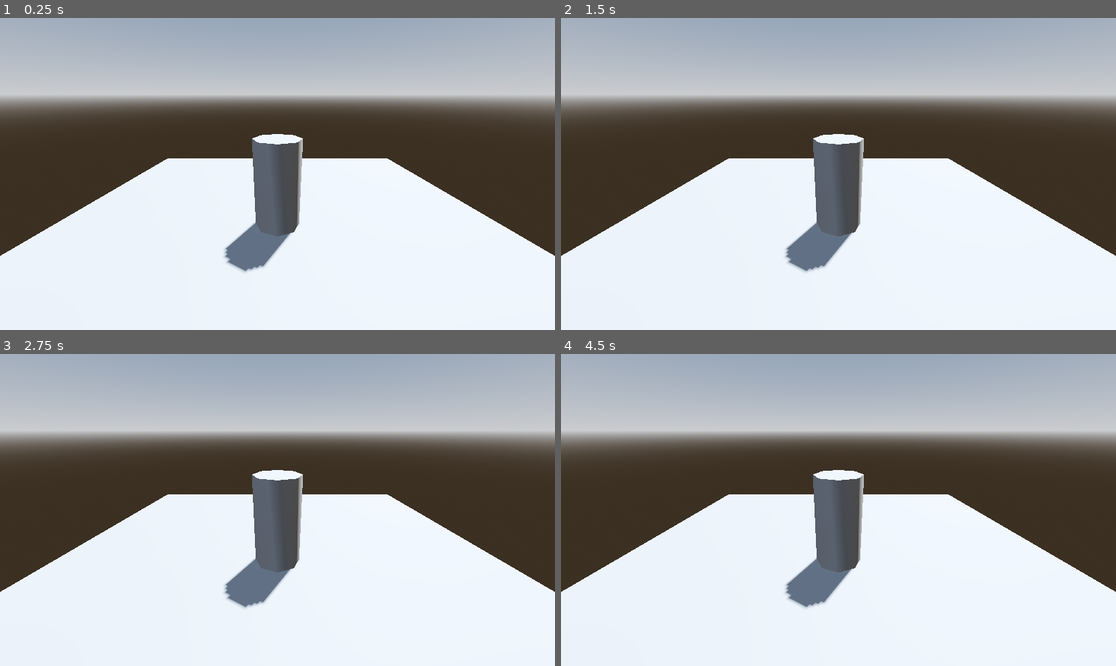
Above: before the commit, frames 1-4 (two rows, left to right).
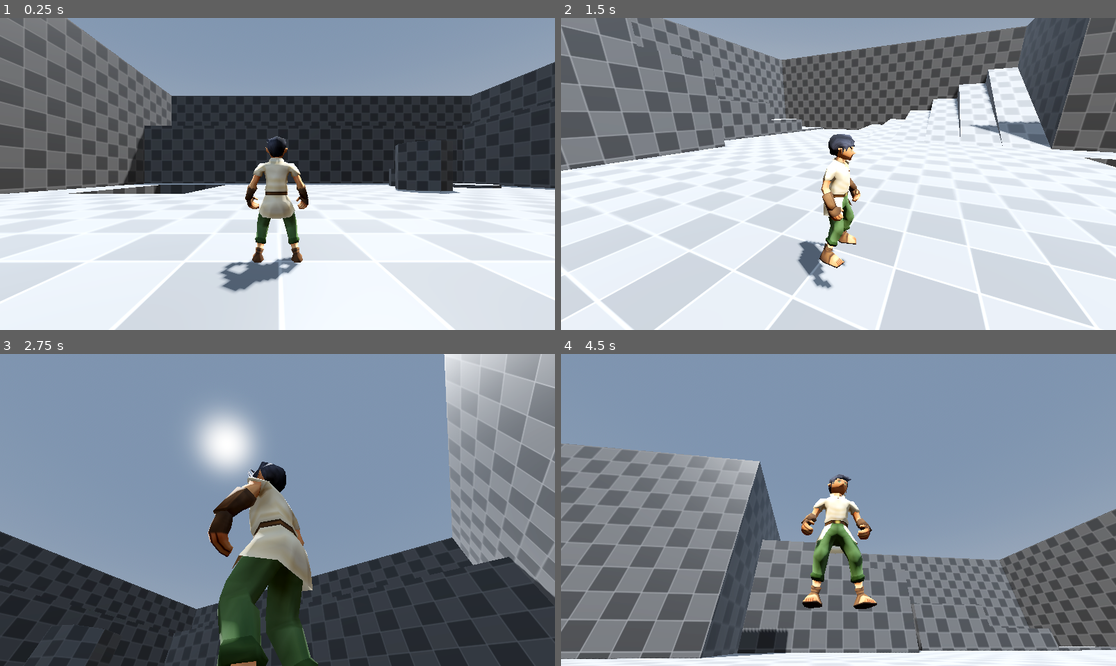
Above: after the commit, the same moments.

Repository: notQuiteTrash/ocarina-mimic
Game: Godot game, scene res://scenes/start.tscn
Two runs of this game, one before a commit and one after it. Both use one fixed random seed, a clock stepped at 60 frames per second and the inputs below.
Inputs (mouse positions are in pixels of both pictures, inside the frame that each line leads up to):
- Up to frame 1 (0.25 s): no input
- Up to frame 2 (1.5 s): tap Enter (ui_accept) at 0.5, 0.6 s; move the mouse to (960, 158) at 0.52 s; hold D (move_right) 0.53-1.28 s; click (960, 158) at 0.67 s; tap Space (move_jump, bound only after the commit) at 0.77, 0.8, 1.07, 1.35 s; move the mouse to (727, 189) at 1.27 s; hold S (move_backward) from 1.28 s (still down); click (727, 189) at 1.42 s
- Up to frame 3 (2.75 s): tap Space (move_jump, bound only after the commit) at 1.52, 1.82, 2.3 s; tap Enter (ui_accept) at 1.55, 2.1 s; move the mouse to (333, 441) at 2.02 s; release S (move_backward) at 2.03 s; hold D (move_right) from 2.03 s (still down); click (333, 441) at 2.17 s
- Up to frame 4 (4.5 s): move the mouse to (810, 572) at 2.77 s; release D (move_right) at 2.78 s; hold W (move_forward) 2.78-3.53 s; tap Enter (ui_accept) at 2.85, 4.35 s; click (810, 572) at 2.92 s; tap Space (move_jump, bound only after the commit) at 3.02, 3.32, 3.6, 3.77, 4.07 s; move the mouse to (1005, 556) at 3.52 s; hold A (move_left) from 3.53 s (still down); click (1005, 556) at 3.67 s; tap Escape at 4.15 s; move the mouse to (672, 463) at 4.27 s; click (672, 463) at 4.42 s

The runs differ from the first frame. In frame 1, 58% of the frame differs, in the area x 0-100%, y 0-100%; in frame 2, 67%; in frame 3, 97%; in frame 4, 96%.

Commit message:
added movement and camera

Diff:
--- a/project.godot
+++ b/project.godot
@@ -14,6 +14,15 @@
 run/main_scene="res://scenes/start.tscn"
 config/features=PackedStringArray("4.6", "Forward Plus")
 config/icon="res://icon.svg"
+
+[debug]
+
+gdscript/warnings/untyped_declaration=2
+
+[display]
+
+window/size/viewport_width=1920
+window/size/viewport_height=1080
 
 [input]
 
@@ -41,6 +50,32 @@
 , Object(InputEventJoypadMotion,"resource_local_to_scene":false,"resource_name":"","device":-1,"axis":1,"axis_value":1.0,"script":null)
 ]
 }
+move_jump={
+"deadzone": 0.2,
+"events": [Object(InputEventKey,"resource_local_to_scene":false,"resource_name":"","device":-1,"window_id":0,"alt_pressed":false,"shift_pressed":false,"ctrl_pressed":false,"meta_pressed":false,"pressed":false,"keycode":0,"physical_keycode":32,"key_label":0,"unicode":32,"location":0,"echo":false,"script":null)
+, Object(InputEventJoypadButton,"resource_local_to_scene":false,"resource_name":"","device":-1,"button_index":0,"pressure":0.0,"pressed":true,"script":null)
+]
+}
+view_left={
+"deadzone": 0.2,
+"events": [Object(InputEventJoypadMotion,"resource_local_to_scene":false,"resource_name":"","device":-1,"axis":2,"axis_value":-1.0,"script":null)
+]
+}
+view_right={
+"deadzone": 0.2,
+"events": [Object(InputEventJoypadMotion,"resource_local_to_scene":false,"resource_name":"","device":-1,"axis":2,"axis_value":1.0,"script":null)
+]
+}
+view_up={
+"deadzone": 0.2,
+"events": [Object(InputEventJoypadMotion,"resource_local_to_scene":false,"resource_name":"","device":-1,"axis":3,"axis_value":-1.0,"script":null)
+]
+}
+view_down={
+"deadzone": 0.2,
+"events": [Object(InputEventJoypadMotion,"resource_local_to_scene":false,"resource_name":"","device":-1,"axis":3,"axis_value":1.0,"script":null)
+]
+}
 
 [physics]
 
--- /dev/null
+++ b/scenes/player.tscn
@@ -0,0 +1,67 @@
+[gd_scene format=3 uid="uid://chdof1mh35fcy"]
+
+[ext_resource type="Script" uid="uid://c2e7lo2nq3ray" path="res://scripts/player.gd" id="1_3vyb7"]
+[ext_resource type="PackedScene" uid="uid://dvk5xg7h562ds" path="res://meshes/hero_male.glb" id="2_g2els"]
+[ext_resource type="Script" uid="uid://cm5drblw3tju0" path="res://scripts/camera_rig.gd" id="2_qhqgy"]
+
+[sub_resource type="CapsuleShape3D" id="CapsuleShape3D_qhqgy"]
+
+[sub_resource type="SphereShape3D" id="SphereShape3D_dqkch"]
+radius = 0.2
+
+[node name="Player" type="CharacterBody3D" unique_id=1059660458]
+script = ExtResource("1_3vyb7")
+
+[node name="CollisionShape3D" type="CollisionShape3D" parent="." unique_id=1219735895]
+transform = Transform3D(0.9999783, -0.006102978, -0.0025043138, 0.0061012623, 0.99998116, -0.00069189764, 0.0025084894, 0.00067660253, 0.9999966, 0, 1.0635278, 0)
+shape = SubResource("CapsuleShape3D_qhqgy")
+
+[node name="SpringArm3D" type="SpringArm3D" parent="." unique_id=781582307]
+transform = Transform3D(1, 0, 0, 0, 1, 0, 0, 0, 1, 0, 1.3883102, 0)
+shape = SubResource("SphereShape3D_dqkch")
+spring_length = 2.0
+script = ExtResource("2_qhqgy")
+
+[node name="Camera3D" type="Camera3D" parent="SpringArm3D" unique_id=41540083]
+transform = Transform3D(1, 0, 0, 0, 1, 0, 0, 0, 1, 0, 0, 3.2)
+
+[node name="Mesh" parent="." unique_id=2067544585 instance=ExtResource("2_g2els")]
+transform = Transform3D(-1, 0, -8.742278e-08, 0, 1, 0, 8.742278e-08, 0, -1, 0, 0, 0)
+
+[node name="Skeleton3D" parent="Mesh/HeroRig_export" parent_id_path=PackedInt32Array(2067544585, 97955014) index="0" unique_id=1818377787]
+bones/0/position = Vector3(0.019266011, 1.0754282, 1.1906231e-05)
+bones/0/rotation = Quaternion(1, 5.056924e-15, 1.0658141e-14, 6.16095e-08)
+bones/1/rotation = Quaternion(0.72837466, -0.0009660762, 0.0008508914, 0.68517786)
+bones/2/rotation = Quaternion(-0.8216728, -0.10056254, -0.060998417, 0.5576919)
+bones/3/rotation = Quaternion(0.3856036, -0.0038709652, 0.032296937, 0.92209107)
+bones/4/rotation = Quaternion(-0.22697215, -0.005327283, 0.081304744, 0.970487)
+bones/5/rotation = Quaternion(-0.8132401, 0.110372804, 0.08038564, 0.56568235)
+bones/6/rotation = Quaternion(0.36394107, 0.003908012, -0.030482516, 0.9309149)
+bones/7/rotation = Quaternion(-0.21304429, 0.008990414, -0.10577754, 0.9712582)
+bones/8/rotation = Quaternion(0.99109066, 2.9547557e-05, 1.6345577e-06, -0.13318886)
+bones/9/rotation = Quaternion(-0.06446282, 2.8165636e-07, -6.4309567e-09, 0.9979201)
+bones/10/rotation = Quaternion(-0.77400494, -0.014620449, -0.015901528, 0.63281095)
+bones/11/rotation = Quaternion(0.9804481, 0.18479852, 0.02350587, -0.06339261)
+bones/12/rotation = Quaternion(-0.30146566, 0.00677568, -0.024130713, 0.95314753)
+bones/13/rotation = Quaternion(-0.046641458, -0.110890165, 0.21614374, 0.9689221)
+bones/14/rotation = Quaternion(-0.43457532, 0.89500916, -0.07173615, 0.070404)
+bones/15/rotation = Quaternion(-0.1721431, 0.7210735, 0.19182459, 0.64313537)
+bones/16/rotation = Quaternion(-0.2176696, -0.0001069269, 0.00037533257, 0.9760225)
+bones/17/rotation = Quaternion(-0.18079056, -1.1645708e-06, -3.1288474e-07, 0.9835217)
+bones/18/rotation = Quaternion(-8.0007545e-08, -0.025844947, -2.1134604e-06, 0.99966604)
+bones/19/rotation = Quaternion(0.7206885, -0.6926366, -0.013503372, -0.026083525)
+bones/20/rotation = Quaternion(0.97932184, -0.20046708, -0.027214807, -0.0010128621)
+bones/21/rotation = Quaternion(-0.33620223, -0.0066925697, 0.026911829, 0.9413815)
+bones/22/rotation = Quaternion(-0.004530171, 0.024754353, -0.027899524, 0.9992939)
+bones/24/rotation = Quaternion(0.4345752, 0.89500934, -0.07173601, -0.07040387)
+bones/25/rotation = Quaternion(-0.17214315, -0.7210734, -0.19182467, 0.64313555)
+bones/26/rotation = Quaternion(-0.21766965, 0.00010679192, -0.0003753288, 0.9760225)
+bones/27/rotation = Quaternion(-0.18079045, 1.1404346e-06, 2.9008703e-07, 0.98352164)
+bones/28/rotation = Quaternion(2.643586e-08, -0.043401122, 2.209908e-06, 0.9990577)
+bones/29/rotation = Quaternion(0.99971575, 1.2521448e-08, -8.319377e-08, 0.023842245)
+bones/29/scale = Vector3(1, 1.0000001, 1.0000014)
+
+[node name="AnimationPlayer" parent="Mesh" index="1" unique_id=1363456600]
+autoplay = &"freehand_idle"
+
+[editable path="Mesh"]
--- a/scenes/start.tscn
+++ b/scenes/start.tscn
@@ -1,6 +1,7 @@
 [gd_scene format=3 uid="uid://c4jn5wrkkgjgm"]
 
-[ext_resource type="Script" uid="uid://c2e7lo2nq3ray" path="res://scripts/player.gd" id="1_jaeev"]
+[ext_resource type="PackedScene" uid="uid://chdof1mh35fcy" path="res://scenes/player.tscn" id="1_u80x2"]
+[ext_resource type="PackedScene" uid="uid://teojob4dj5vg" path="res://meshes/test_level.glb" id="2_u80x2"]
 
 [sub_resource type="ProceduralSkyMaterial" id="ProceduralSkyMaterial_u80x2"]
 sky_horizon_color = Color(0.66224277, 0.6717428, 0.6867428, 1)
@@ -15,11 +16,6 @@
 tonemap_mode = 2
 glow_enabled = true
 
-[sub_resource type="BoxShape3D" id="BoxShape3D_jaeev"]
-size = Vector3(10, 1, 10)
-
-[sub_resource type="CapsuleShape3D" id="CapsuleShape3D_0auqf"]
-
 [node name="Node3D" type="Node3D" unique_id=1701397994]
 
 [node name="WorldEnvironment" type="WorldEnvironment" parent="." unique_id=941928924]
@@ -29,25 +25,6 @@
 transform = Transform3D(-0.8660254, -0.43301278, 0.25, 0, 0.49999997, 0.86602545, -0.50000006, 0.75, -0.43301266, 0, 0, 0)
 shadow_enabled = true
 
-[node name="CSGBox3D" type="CSGBox3D" parent="." unique_id=869641914]
-transform = Transform3D(1.0107466, 0, 0, 0, 1.0107466, 0, 0, 0, 1.0107466, 0, -0.5, 0)
-use_collision = true
-size = Vector3(10, 1, 10)
+[node name="Player" parent="." unique_id=1059660458 instance=ExtResource("1_u80x2")]
 
-[node name="StaticBody3D" type="StaticBody3D" parent="CSGBox3D" unique_id=618592963]
-
-[node name="CollisionShape3D" type="CollisionShape3D" parent="CSGBox3D/StaticBody3D" unique_id=1504408895]
-shape = SubResource("BoxShape3D_jaeev")
-
-[node name="CharacterBody3D" type="CharacterBody3D" parent="." unique_id=2084114645]
-script = ExtResource("1_jaeev")
-
-[node name="CollisionShape3D" type="CollisionShape3D" parent="CharacterBody3D" unique_id=474903084]
-transform = Transform3D(0.9999783, -0.006102978, -0.0025043138, 0.0061012623, 0.99998116, -0.00069189764, 0.0025084894, 0.00067660253, 0.9999966, 0, 1.0635278, 0)
-shape = SubResource("CapsuleShape3D_0auqf")
-
-[node name="CSGCylinder3D" type="CSGCylinder3D" parent="CharacterBody3D" unique_id=206462493]
-transform = Transform3D(1, 0, 0, 0, 1, 0, 0, 0, 1, 0, 1, 0)
-
-[node name="Camera3D" type="Camera3D" parent="CharacterBody3D" unique_id=310805729]
-transform = Transform3D(1, 0, 0, 0, 0.9312213, 0.36445427, 0, -0.36445427, 0.9312213, 0, 2.8019047, 3.9450064)
+[node name="test_level" parent="." unique_id=1161660896 instance=ExtResource("2_u80x2")]
--- /dev/null
+++ b/scripts/camera_rig.gd
@@ -0,0 +1,33 @@
+extends SpringArm3D
+
+@onready var camera : Camera3D = $Camera3D
+# The above is "Syntactic Sugar", and it could also be written as:
+# @onready var camera : Camera3D = get_node("Camera3D")
+@export var turn_rate := 250.0
+@export var mouse_sens := .30
+var mouse_input : Vector2 = Vector2()
+
+# Called when the node enters the scene tree for the first time.
+func _ready() -> void:
+	spring_length = camera.position.z
+	Input.mouse_mode = Input.MOUSE_MODE_CAPTURED
+
+# Called every frame. 'delta' is the elapsed time since the previous frame.
+func _process(delta: float) -> void:
+	var look_input := Input.get_vector("view_right", "view_left", "view_down", "view_up")
+	look_input = turn_rate * look_input * delta
+	look_input += mouse_input
+	mouse_input = Vector2()
+	# rotation.degrees.x = look_input.y because in the line above, "up" and "down" is in the "y" argument for the vector
+	# Input.get_vector("x", "y") -> "view_left", "view_right" is the "x" value and "view_up", "view_down" is the "y" value
+	rotation_degrees.x += look_input.y
+	rotation_degrees.y += look_input.x
+	rotation_degrees.x = clampf(rotation_degrees.x, -80, 45)
+
+func _input(event: InputEvent) -> void:
+	if event is InputEventMouseMotion:
+		mouse_input = -event.relative * mouse_sens
+	elif event is InputEventKey and event.keycode == KEY_ESCAPE and event.pressed:
+		Input.mouse_mode = Input.MOUSE_MODE_VISIBLE
+	elif event is InputEventMouseButton and event.button_index == MOUSE_BUTTON_LEFT and Input.mouse_mode == Input.MOUSE_MODE_VISIBLE:
+		Input.mouse_mode = Input.MOUSE_MODE_CAPTURED
--- a/scripts/player.gd
+++ b/scripts/player.gd
@@ -1,34 +1,31 @@
 extends CharacterBody3D
 
-
-@export var speed = 5.0
+@export var speed : float = 5.0
+# You type the above line like this as well: @export var speed:= 5.0
+# This is called Type Inference
 const JUMP_VELOCITY = 4.5
 
-func get_boosted_speed(boost_mult):
+func get_boosted_speed(boost_mult:float) -> float:
 	return speed * boost_mult
 
-func _ready():
-	print("about to print boosted speed")
-	print(get_boosted_speed(2))
-
 func _physics_process(delta: float) -> void:
-	## Add the gravity.
+	# Add the gravity.
 	if not is_on_floor():
 		velocity += get_gravity() * delta
 
-	## Handle jump.
-	#if Input.is_action_just_pressed("ui_accept") and is_on_floor():
-		#velocity.y = JUMP_VELOCITY
+	# Handle jump.
+	if Input.is_action_just_pressed("move_jump") and is_on_floor():
+		velocity.y = JUMP_VELOCITY
 
-	## Get the input direction and handle the movement/deceleration.
-	## As good practice, you should replace UI actions with custom gameplay actions.
-	#var input_dir := Input.get_vector("move_left", "move_right", "move_forward", "move_backward")
-	#var direction := (transform.basis * Vector3(input_dir.x, 0, input_dir.y)).normalized()
-	#if direction:
-		#velocity.x = direction.x * SPEED
-		#velocity.z = direction.z * SPEED
-	#else:
-		#velocity.x = move_toward(velocity.x, 0, SPEED)
-		#velocity.z = move_toward(velocity.z, 0, SPEED)
+	# Get the input direction and handle the movement/deceleration.
+	# As good practice, you should replace UI actions with custom gameplay actions.
+	var input_dir := Input.get_vector("move_left", "move_right", "move_forward", "move_backward")
+	var direction := (transform.basis * Vector3(input_dir.x, 0, input_dir.y)).normalized()
+	if direction:
+		velocity.x = direction.x * speed
+		velocity.z = direction.z * speed
+	else:
+		velocity.x = move_toward(velocity.x, 0, speed)
+		velocity.z = move_toward(velocity.z, 0, speed)
 
 	move_and_slide()
Binary file added: meshes/hero_male.glb
Not shown, added: meshes/hero_male.glb.import
Binary file added: meshes/hero_male_eyes.png
Not shown, added: meshes/hero_male_eyes.png.import
Binary file added: meshes/hero_male_hero2.png
Not shown, added: meshes/hero_male_hero2.png.import
Binary file added: meshes/hero_male_mouths.png
Not shown, added: meshes/hero_male_mouths.png.import
Binary file added: meshes/test_level.glb
Not shown, added: meshes/test_level.glb.import
Binary file added: meshes/test_level_dirt.png
Not shown, added: meshes/test_level_dirt.png.import
(and 11 more such lines)
